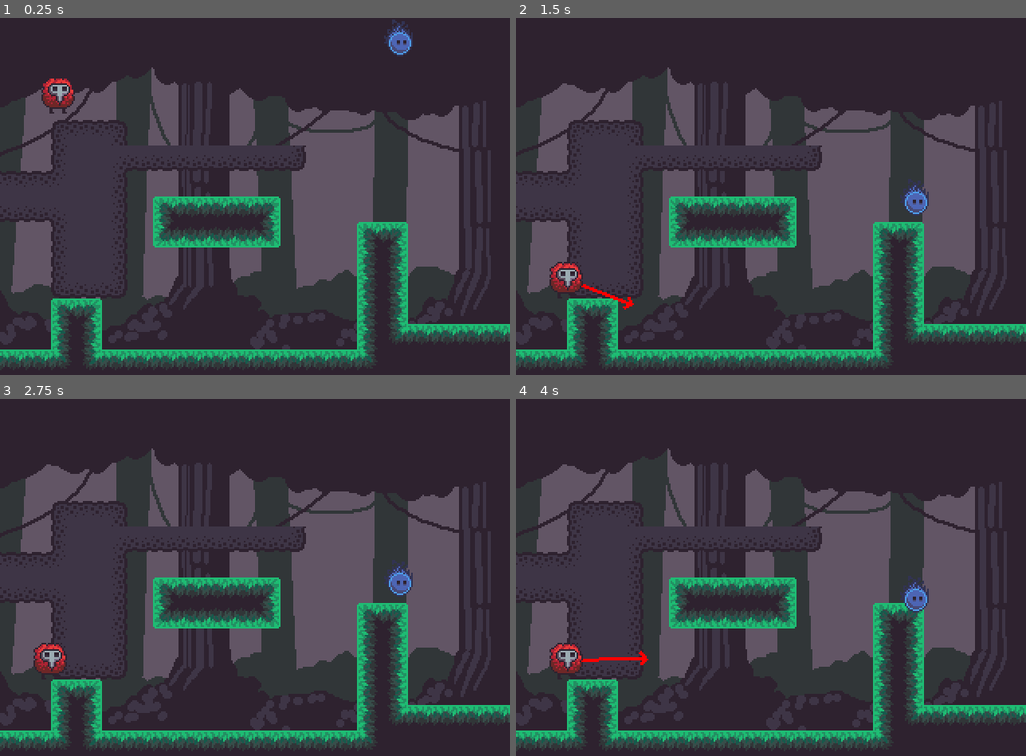
Above: before the commit, frames 1-4 (two rows, left to right).
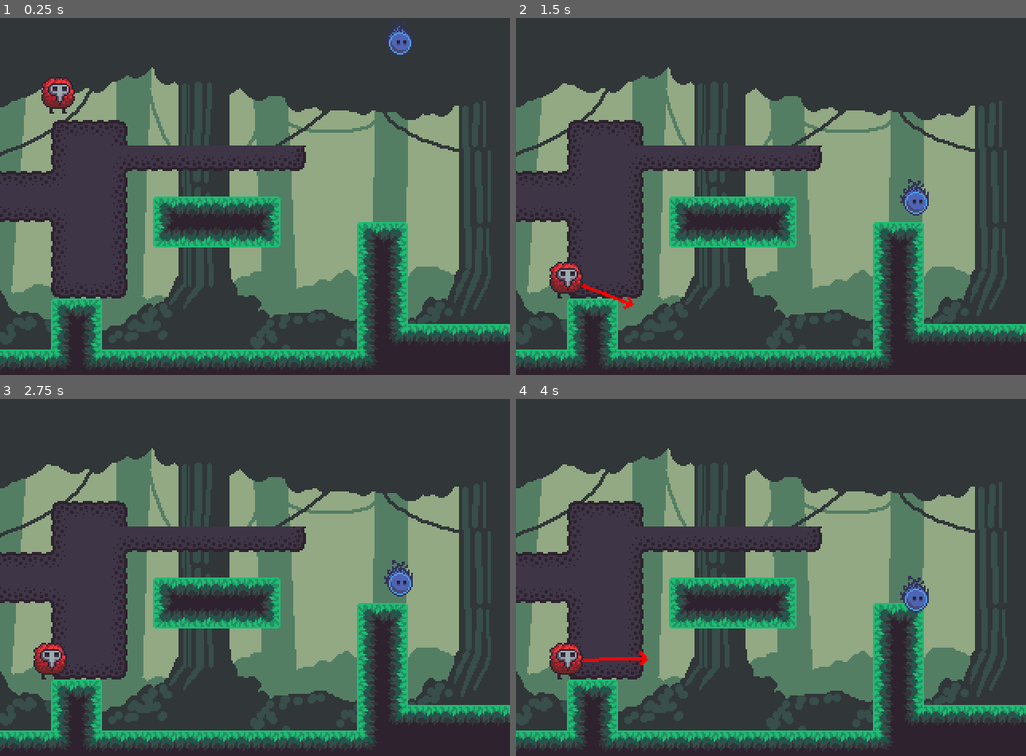
Above: after the commit, the same moments.

Repository: Octoan1/Global-Game-Jam-2026
Game: Godot game, scene res://Scenes/main.tscn
Same seed, same stepped clock (60 frames per second), same inputs: the game is played once before the commit and once after it.
Inputs:
- Up to frame 1 (0.25 s): no input
- Up to frame 2 (1.5 s): tap Enter (ui_accept) at 0.5, 1.25 s; hold D (p1_move_right_k) from 0.53 s (still down); tap 1 (p1_connect_keyboard) at 0.6 s; tap W (p1_jump_k) at 0.77 s; tap E (p1_throw_k) at 1.35 s
- Up to frame 3 (2.75 s): tap W (p1_jump_k) at 1.52 s; release D (p1_move_right_k) at 2.03 s; hold A (p1_move_left_k) from 2.03 s (still down); tap N (p2_back_k) at 2.1 s
- Up to frame 4 (4 s): release A (p1_move_left_k) at 2.78 s; hold D (p1_move_right_k) from 2.78 s (still down); tap 2 (p2_connect_keyboard) at 2.85 s; tap W (p1_jump_k) at 3.02, 3.77 s; tap Down (p2_move_down) at 3.6 s

The runs differ from the first frame. In frame 1, 35% of the frame differs, in the area x 0-97%, y 13-93%; in frame 2, 35%; in frame 3, 35%; in frame 4, 35%.

Commit message:
now green bacgkround

Diff:
--- a/Scenes/main.tscn
+++ b/Scenes/main.tscn
@@ -4,6 +4,7 @@
 [ext_resource type="PackedScene" uid="uid://spfqakfdgeq1" path="res://Entities/Players/player2.tscn" id="3_8gbba"]
 [ext_resource type="Texture2D" uid="uid://dwjdlqk7ymxl8" path="res://Aseprite/Environment/Tilemap/Tilemap.png" id="4_jjvhh"]
 [ext_resource type="Texture2D" uid="uid://cu44wfwxwtmja" path="res://Aseprite/Environment/flat_background.png" id="4_kry3j"]
+[ext_resource type="Texture2D" uid="uid://bmv5avhirqnqk" path="res://Aseprite/Environment/flat_background_green.png" id="5_kry3j"]
 
 [sub_resource type="Resource" id="Resource_jjvhh"]
 metadata/__load_path__ = "res://Aseprite/Player/dingle.png"
@@ -411,9 +412,18 @@
 tile_set = SubResource("TileSet_21xkr")
 
 [node name="TextureRect" type="TextureRect" parent="." unique_id=1715107295]
+visible = false
 z_index = -1
 offset_right = 320.0
 offset_bottom = 240.0
 size_flags_horizontal = 3
 texture = ExtResource("4_kry3j")
 metadata/_edit_use_anchors_ = true
+
+[node name="TextureRect2" type="TextureRect" parent="." unique_id=1426815198]
+z_index = -1
+offset_right = 320.0
+offset_bottom = 240.0
+size_flags_horizontal = 3
+texture = ExtResource("5_kry3j")
+metadata/_edit_use_anchors_ = true
Binary file changed: Aseprite/Environment/background.aseprite
Binary file added: Aseprite/Environment/flat_background_green.png
Not shown, added: Aseprite/Environment/flat_background_green.png.import
